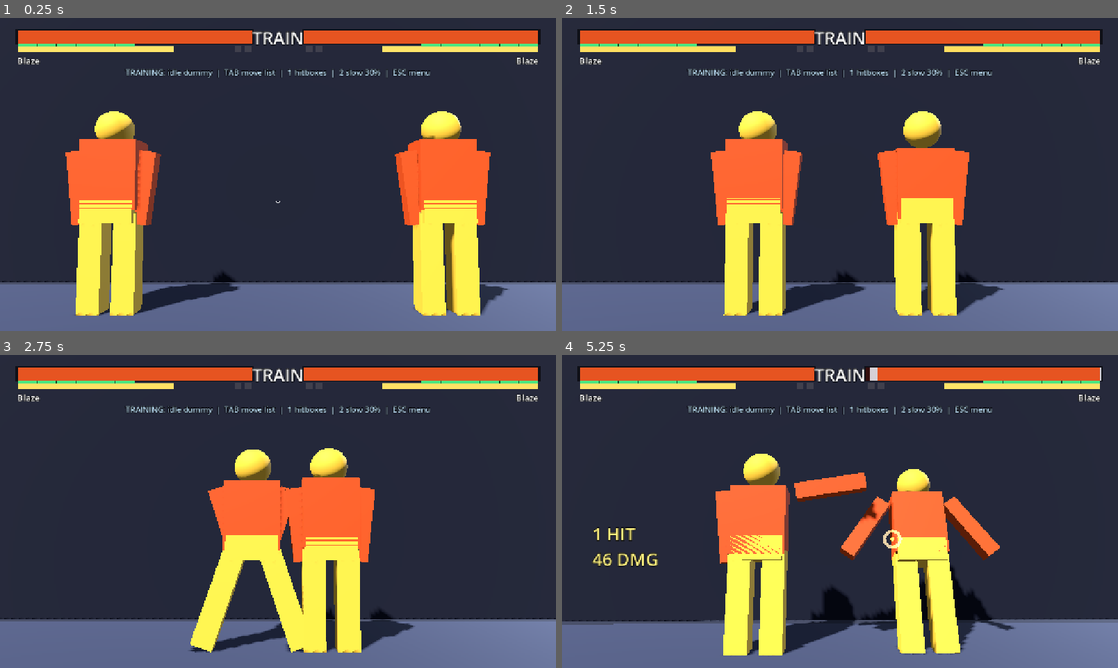
Above: before the commit, frames 1-4 (two rows, left to right).
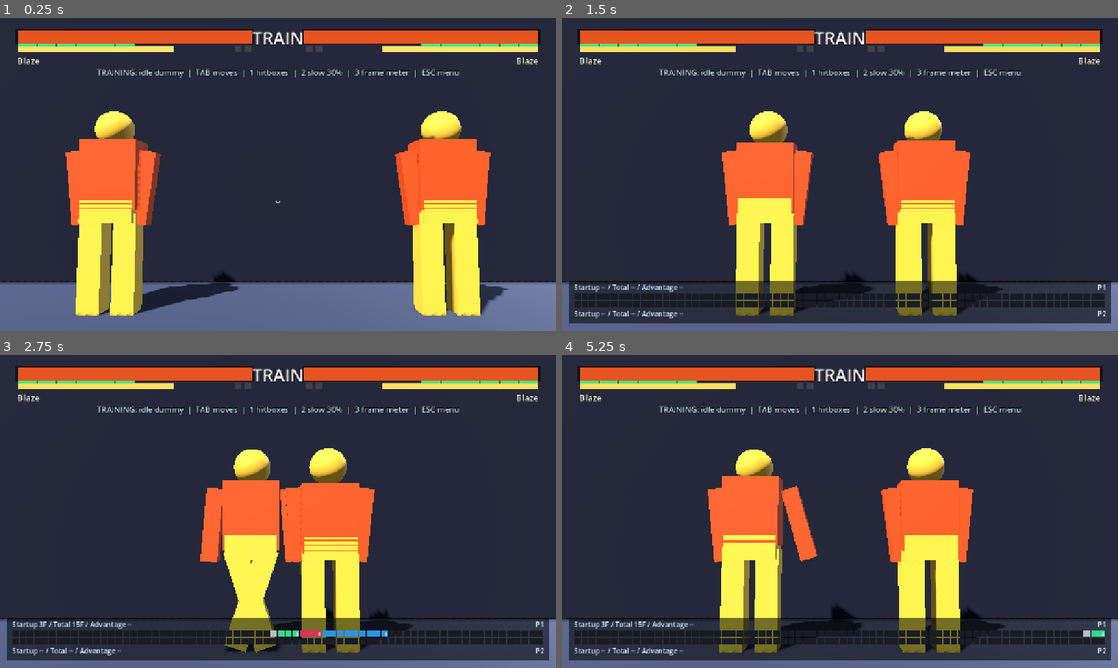
Above: after the commit, the same moments.

Repository: muji-wyh/FootisesGame3
Game: Godot game, scene res://scenes/match/Training.tscn
Same seed, same stepped clock (60 frames per second), same inputs: the game is played once before the commit and once after it. This scene is started directly instead of the project's main scene. Sound files missing from this copy of the repository are replaced by a short silence.
Inputs (mouse positions are in pixels of both pictures, inside the frame that each line leads up to):
- Up to frame 1 (0.25 s): no input
- Up to frame 2 (1.5 s): tap Enter at 0.5 s; move the mouse to (962, 158) at 0.52 s; hold D 0.53-1.25 s; tap 3 at 0.6 s; click (962, 158) at 0.67 s; tap 2 at 0.8 s; drag from (728, 190) to (812, 237) at 1.27 s
- Up to frame 3 (2.75 s): move the mouse to (333, 442) at 2.02 s; hold D from 2.03 s (still down); tap U (p1_lp) at 2.1 s; click (333, 442) at 2.17 s; tap 2 at 2.3 s
- Up to frame 4 (5.25 s): release D at 2.75 s; drag from (812, 574) to (673, 464) at 2.77 s; tap Space at 3.5 s; move the mouse to (1006, 558) at 3.52 s; hold A 3.53-4.25 s; tap 2 at 3.6 s; click (1006, 558) at 3.67 s; drag from (673, 464) to (756, 433) at 4.27 s; move the mouse to (867, 511) at 5.02 s; hold S from 5.03 s (still down); tap I at 5.1 s; click (867, 511) at 5.17 s

The runs differ from the first frame. In frame 1, 0.9% of the frame differs, in the area x 17-83%, y 16-20%; in frame 2, 18%; in frame 3, 17%; in frame 4, 23%, in the area x 0-100%, y 4-98%.

Commit message:
Add an SF6-style frame meter to training on the 3 key
Training could show hitboxes and run at 30% speed, but there was still no way
to read a move's actual frame data while playing it -- the numbers only existed
in characters/blaze/blaze.gd. The meter draws one cell per simulation tick per
fighter, coloured by startup / active / recovery / stun, labels each segment
with its own length, and prints startup, total and frame advantage per side.

It is a pure observer: sample() runs after the arena has stepped and only reads
Fighter state, so it cannot perturb what it measures. Cell counts line up 1:1
with the tuning data, because a move's press tick is state_frame 0 and its
hitbox goes live on state_frame == startup.

Hitstop gets its own colour instead of being folded into the active run. Those
ticks are real time both players spend frozen, but no move frame advances during
them, so counting them reported st.HK as 50F on hit and 35F on whiff. Every tick
still draws a cell, or the two rows would drift apart and stop being readable as
one timeline.

Fixing the 2 key along the way: Engine.time_scale only shrinks the physics delta,
while Godot keeps running 60 ticks a second. Since all frame data here is counted
in ticks, slow motion was slowing movement and animation but not startup/active/
recovery -- which the meter would have made obvious. Lowering the physics tick
rate slows the frame data too, and since delta is time_scale / tick_rate each tick
still gets a whole 1/60 step. Gating ticks by hand was tried first and eats
inputs, because Godot clears "just pressed" on every physics frame, run or not.

Tests assert the meter's numbers against Blaze's own tuning data and against the
-2 on-hit advantage measured by stepping the arena directly, so a meter that drew
plausible cells while miscounting would fail rather than quietly teach the wrong
frame data. 653 checks pass; verified in the Web build.

Co-authored-by: Copilot <223556219+Copilot@users.noreply.github.com>

Diff:
--- /dev/null
+++ b/scripts/match/FrameMeter.gd
@@ -0,0 +1,196 @@
+class_name FrameMeter
+extends Control
+
+## SF6-style frame meter for training mode: one cell per simulation tick per fighter, coloured
+## by what that fighter's action was doing on that tick, with each segment's length printed on
+## the strip and startup / total / advantage summarised beside it.
+##
+## Pure observer. It only reads Fighter state after the tick has been resolved, so it can never
+## change a combat result -- a meter that perturbs the thing it measures is worse than none.
+##
+## Cell counts line up 1:1 with the tuning data in characters/<id>/<id>.gd: a move with
+## "startup": 11 draws 11 startup cells, because the hitbox goes live on state_frame 11 and the
+## press tick is state_frame 0. Hitstop is drawn in its own colour rather than folded into the
+## active run: those ticks are real time both players spend frozen, but no move frame advanced
+## during them, so counting them would report a 35F move as 50F.
+
+enum Phase { NONE, STARTUP, ACTIVE, RECOVERY, STUN, FREEZE }
+
+const CAPACITY := 72                    ## ticks kept on screen (1.2s at 60Hz)
+const CELL := Vector2(15.0, 15.0)
+const CELL_STEP := 17.0
+const ORIGIN := Vector2(28.0, 634.0)    ## top-left of P1's strip in the 1280x720 viewport
+const ROW_STEP := 18.0
+const LABEL_MIN_CELLS := 2              ## one cell has no room for its number
+
+const PHASE_COLORS := [
+	Color(0.10, 0.11, 0.14),  # NONE      - idle / actionable
+	Color(0.20, 0.85, 0.55),  # STARTUP   - green
+	Color(0.93, 0.16, 0.40),  # ACTIVE    - magenta
+	Color(0.16, 0.58, 0.90),  # RECOVERY  - blue
+	Color(0.95, 0.78, 0.20),  # STUN      - amber (hitstun / blockstun / knockdown)
+	Color(0.72, 0.74, 0.80),  # FREEZE    - grey (hitstop: real time, but no frame advanced)
+]
+
+var _cells: Array = [PackedByteArray(), PackedByteArray()]
+var _prev: Array = [Phase.NONE, Phase.NONE]
+var _prev_move: Array = [null, null]
+var _prev_frame: Array = [-1, -1]
+var _counts: Array = [[0, 0, 0], [0, 0, 0]]   # startup / active / recovery of the live action
+var _startup_f: Array = [0, 0]
+var _total_f: Array = [0, 0]
+var _adv: Array = [0, 0]
+var _adv_shown: Array = [false, false]
+var _free_tick: Array = [0, 0]
+var _attacker: int = -1
+var _tick: int = 0
+
+func _init() -> void:
+	size = Vector2(1280, 720)
+	mouse_filter = Control.MOUSE_FILTER_IGNORE
+
+func reset() -> void:
+	_cells = [PackedByteArray(), PackedByteArray()]
+	_prev = [Phase.NONE, Phase.NONE]
+	_prev_move = [null, null]
+	_prev_frame = [-1, -1]
+	_counts = [[0, 0, 0], [0, 0, 0]]
+	_startup_f = [0, 0]
+	_total_f = [0, 0]
+	_adv = [0, 0]
+	_adv_shown = [false, false]
+	_free_tick = [0, 0]
+	_attacker = -1
+	_tick = 0
+	queue_redraw()
+
+## Record one simulation tick. Call after the arena has stepped, so the cell describes the
+## state the fighters were actually in when hits were resolved.
+func sample(fighters: Array) -> void:
+	_tick += 1
+	var phases := [_phase(fighters[0]), _phase(fighters[1])]
+	for i in range(2):
+		var f: Fighter = fighters[i]
+		var ph: int = phases[i]
+		# Hitstop returns from advance() before touching state_frame, so an unchanged frame is
+		# exactly "this fighter did not advance this tick". Every tick still gets a cell, or the
+		# two rows would drift apart and could no longer be read as one timeline.
+		var advanced: bool = f.state_frame != _prev_frame[i]
+		_prev_frame[i] = f.state_frame
+		var mv: MoveData = f.current_move if f.state == Fighter.State.ATTACK else null
+		# A cancel swaps moves without passing through NONE, so close the old action here.
+		if mv != _prev_move[i] and _prev_move[i] != null:
+			_publish(i)
+		if ph == Phase.NONE and _prev[i] != Phase.NONE:
+			_free_tick[i] = _tick
+			if _prev[i] != Phase.STUN:
+				_publish(i)
+		if advanced and (ph == Phase.STARTUP or ph == Phase.ACTIVE or ph == Phase.RECOVERY):
+			var c: Array = _counts[i]
+			c[ph - 1] += 1
+		if ph == Phase.STUN and _prev[i] != Phase.STUN:
+			var atk := 1 - i
+			_attacker = atk
+			_adv_shown[atk] = false
+			# A fireball owner may already be idle when it connects; that is their free tick.
+			if phases[atk] == Phase.NONE:
+				_free_tick[atk] = _tick
+		_prev[i] = ph
+		_prev_move[i] = mv
+		var row: PackedByteArray = _cells[i]
+		row.append(Phase.FREEZE if (not advanced and ph != Phase.NONE) else ph)
+		if row.size() > CAPACITY:
+			row.remove_at(0)
+		_cells[i] = row
+	if _attacker >= 0 and phases[0] == Phase.NONE and phases[1] == Phase.NONE:
+		var d := 1 - _attacker
+		_adv[_attacker] = _free_tick[d] - _free_tick[_attacker]
+		_adv_shown[_attacker] = true
+		_attacker = -1
+	queue_redraw()
+
+func _phase(f: Fighter) -> int:
+	if f.state == Fighter.State.ATTACK and f.current_move != null:
+		var m := f.current_move
+		if m.is_active(f.state_frame):
+			return Phase.ACTIVE
+		return Phase.STARTUP if f.state_frame < m.startup else Phase.RECOVERY
+	if f.state in [Fighter.State.HITSTUN, Fighter.State.BLOCKSTUN,
+			Fighter.State.KNOCKDOWN, Fighter.State.WAKEUP]:
+		return Phase.STUN
+	return Phase.NONE
+
+func _publish(side: int) -> void:
+	var c: Array = _counts[side]
+	var total: int = c[0] + c[1] + c[2]
+	if total > 0:
+		_startup_f[side] = c[0]
+		_total_f[side] = total
+	_counts[side] = [0, 0, 0]
+
+# --- readouts (also the test surface) --------------------------------------
+
+func phase_count(side: int, phase: int) -> int:
+	var row: PackedByteArray = _cells[side]
+	var n := 0
+	for k in range(row.size()):
+		if row[k] == phase:
+			n += 1
+	return n
+
+func cell_count(side: int) -> int:
+	var row: PackedByteArray = _cells[side]
+	return row.size()
+
+func startup_frames(side: int) -> int:	return _startup_f[side]
+
+func total_frames(side: int) -> int:
+	return _total_f[side]
+
+func has_advantage(side: int) -> bool:
+	return _adv_shown[side]
+
+func advantage(side: int) -> int:
+	return _adv[side]
+
+# --- drawing ---------------------------------------------------------------
+
+func _draw() -> void:
+	var font := ThemeDB.fallback_font
+	var strip := CAPACITY * CELL_STEP
+	draw_rect(Rect2(ORIGIN - Vector2(12.0, 28.0),
+		Vector2(strip + 24.0, ROW_STEP + CELL.y + 62.0)), Color(0.0, 0.0, 0.0, 0.55))
+	for i in range(2):
+		var top: float = ORIGIN.y + float(i) * ROW_STEP
+		var row: PackedByteArray = _cells[i]
+		for k in range(CAPACITY):
+			draw_rect(Rect2(Vector2(ORIGIN.x + k * CELL_STEP, top), CELL), PHASE_COLORS[Phase.NONE])
+		for k in range(row.size()):
+			if row[k] != Phase.NONE:
+				draw_rect(Rect2(Vector2(ORIGIN.x + k * CELL_STEP, top), CELL), PHASE_COLORS[row[k]])
+		_draw_segment_labels(font, row, top)
+		var ty: float = top - 8.0 if i == 0 else top + CELL.y + 20.0
+		var head := "Startup %s / Total %s / Advantage %s" % [
+			_fmt(_startup_f[i]), _fmt(_total_f[i]),
+			("%+d" % _adv[i]) if _adv_shown[i] else "--"]
+		draw_string(font, Vector2(ORIGIN.x, ty), head, HORIZONTAL_ALIGNMENT_LEFT, -1, 16,
+			Color(0.86, 0.93, 1.0))
+		draw_string(font, Vector2(ORIGIN.x, ty), "P%d" % (i + 1), HORIZONTAL_ALIGNMENT_RIGHT,
+			strip, 16, Color(0.86, 0.93, 1.0))
+
+## Each phase run is labelled with its own length, right-aligned at the run's end, exactly as
+## the strip reads: 11 green cells marked "11" is the same 11 the character data declares.
+func _draw_segment_labels(font: Font, row: PackedByteArray, top: float) -> void:
+	var k := 0
+	while k < row.size():
+		var j := k
+		while j < row.size() and row[j] == row[k]:
+			j += 1
+		var run := j - k
+		if row[k] != Phase.NONE and row[k] != Phase.FREEZE and run >= LABEL_MIN_CELLS:
+			draw_string(font, Vector2(ORIGIN.x + k * CELL_STEP, top + CELL.y - 3.0), str(run),
+				HORIZONTAL_ALIGNMENT_RIGHT, run * CELL_STEP - 3.0, 12, Color.WHITE)
+		k = j
+
+func _fmt(frames: int) -> String:
+	return "--" if frames <= 0 else "%dF" % frames
--- a/scripts/match/TrainingScene.gd
+++ b/scripts/match/TrainingScene.gd
@@ -25,6 +25,7 @@
 var _box_mesh: ImmediateMesh
 var _box_material: StandardMaterial3D
 var _speed_scale: float = 1.0
+var _frame_meter: FrameMeter
 var _built: bool = false
 
 func _ready() -> void:
@@ -102,6 +103,8 @@
 	_recover_training_hp()
 	if _box_view.visible:
 		_draw_boxes()
+	if _frame_meter.visible:
+		_frame_meter.sample([f1, f2])
 
 func _on_training_ko(_loser_side: int) -> void:
 	pass
@@ -149,15 +152,18 @@
 	_training_overlay = CanvasLayer.new()
 	add_child(_training_overlay)
 	var label := Label.new()
-	label.position = Vector2(270, 112)
-	label.size = Vector2(740, 48)
+	label.position = Vector2(190, 112)
+	label.size = Vector2(900, 48)
 	label.horizontal_alignment = HORIZONTAL_ALIGNMENT_CENTER
 	label.add_theme_font_size_override("font_size", 18)
 	label.add_theme_color_override("font_color", Color(0.76, 0.9, 1.0))
 	label.add_theme_color_override("font_outline_color", Color.BLACK)
 	label.add_theme_constant_override("outline_size", 5)
-	label.text = "TRAINING: idle dummy  |  TAB move list  |  1 hitboxes  |  2 slow 30%  |  ESC menu"
+	label.text = "TRAINING: idle dummy  |  TAB moves  |  1 hitboxes  |  2 slow 30%  |  3 frame meter  |  ESC menu"
 	_training_overlay.add_child(label)
+	_frame_meter = FrameMeter.new()
+	_frame_meter.visible = false
+	_training_overlay.add_child(_frame_meter)
 
 # --- hitbox viewer ---------------------------------------------------------
 # Drawn from the same AABBs the simulation collides with (Fighter.hurtboxes /
@@ -214,10 +220,32 @@
 		if event.keycode == KEY_2:
 			toggle_slow_speed()
 			return
+		if event.keycode == KEY_3:
+			toggle_frame_meter()
+			return
 	super._unhandled_input(event)
 
 func toggle_slow_speed() -> void:
 	_speed_scale = 1.0 if is_slow_speed() else SLOW_SPEED_SCALE
+	# Engine.time_scale alone only shrinks the physics delta -- Godot keeps running 60 ticks a
+	# second, and every gameplay timer here counts ticks, so startup/active/recovery would still
+	# fly past at full speed while the model crawled. Dropping the tick rate slows the frame data
+	# itself, and because delta is time_scale / tick_rate (0.3 / 18) each tick still gets a whole
+	# 1/60 step, so nothing in the simulation notices. Gating ticks by hand would instead eat
+	# inputs, since Godot clears "just pressed" on every physics frame, run or not.
+	Engine.physics_ticks_per_second = int(round(GameConst.TICK_RATE * _speed_scale))
 
 func is_slow_speed() -> bool:
 	return _speed_scale < 1.0
+
+func _exit_tree() -> void:
+	Engine.physics_ticks_per_second = GameConst.TICK_RATE
+	super._exit_tree()
+
+func toggle_frame_meter() -> void:
+	_frame_meter.visible = not _frame_meter.visible
+	if _frame_meter.visible:
+		_frame_meter.reset()   # start from the action being read, not whatever scrolled by earlier
+
+func is_frame_meter_visible() -> bool:
+	return _frame_meter != null and _frame_meter.visible
--- a/tools/run_tests.gd
+++ b/tools/run_tests.gd
@@ -891,6 +891,70 @@
 			training_fx_spawned = true
 			break
 	_check("training scene spawns Green Rush mode ghost trail", training_fx_spawned)
+	# Frame meter (3): the numbers ARE the feature, so they are checked against the character's
+	# own tuning data and against the independently measured advantage -- a meter that drew
+	# plausible-looking cells while miscounting would quietly teach the wrong frame data.
+	_check("training frame meter starts hidden", not scene.is_frame_meter_visible())
+	var meter_input := Manual.new()
+	scene.f1.controller = meter_input
+	var meter_hk: MoveData = scene.f1.character.get_move("st_hk")
+	scene.f1.reset_for_round()
+	scene.f2.reset_for_round()
+	scene.arena.set_active(true)
+	scene.f1.position.x = -3.0
+	scene.f2.position.x = 3.0
+	scene.toggle_frame_meter()
+	meter_input.frame = _mk(0, 0, GameConst.Btn.HK)
+	scene._physics_process(DELTA)
+	meter_input.frame = _neutral()
+	for i in range(meter_hk.total_frames() + 4):
+		scene._physics_process(DELTA)
+	_check("frame meter cells match the move's own startup/active/recovery data",
+		scene._frame_meter.phase_count(0, FrameMeter.Phase.STARTUP) == meter_hk.startup
+		and scene._frame_meter.phase_count(0, FrameMeter.Phase.ACTIVE) == meter_hk.active
+		and scene._frame_meter.phase_count(0, FrameMeter.Phase.RECOVERY) == meter_hk.recovery)
+	_check("frame meter publishes startup and total once the action ends",
+		scene._frame_meter.startup_frames(0) == meter_hk.startup
+		and scene._frame_meter.total_frames(0) == meter_hk.total_frames())
+	_check("an idle dummy leaves its own row blank",
+		scene._frame_meter.phase_count(1, FrameMeter.Phase.STARTUP) == 0
+		and scene._frame_meter.phase_count(1, FrameMeter.Phase.STUN) == 0)
+	_check("a whiff never reports an advantage", not scene._frame_meter.has_advantage(0))
+	scene.toggle_frame_meter()
+	scene.toggle_frame_meter()
+	_check("toggling the frame meter clears the old strip",
+		scene._frame_meter.phase_count(0, FrameMeter.Phase.STARTUP) == 0)
+	scene.f1.reset_for_round()
+	scene.f2.reset_for_round()
+	scene.arena.set_active(true)
+	scene.f1.position.x = -0.45
+	scene.f2.position.x = 0.45
+	meter_input.frame = _mk(0, 0, GameConst.Btn.HK)
+	scene._physics_process(DELTA)
+	meter_input.frame = _neutral()
+	for i in range(160):
+		scene._physics_process(DELTA)
+		if scene._frame_meter.has_advantage(0):
+			break
+	# -2 is the value measured by stepping the arena directly: the dummy leaves hitstun two
+	# ticks before Blaze leaves st.HK's recovery.
+	_check("frame meter reports st.HK's measured on-hit advantage",
+		scene._frame_meter.has_advantage(0) and scene._frame_meter.advantage(0) == -2)
+	# Hitstop is real time, but no move frame advances during it -- counting it would report
+	# this 35F move as 50F on hit and 35F on whiff.
+	_check("hitstop does not inflate the reported move length",
+		scene._frame_meter.total_frames(0) == meter_hk.total_frames()
+		and scene._frame_meter.startup_frames(0) == meter_hk.startup)
+	_check("frozen ticks are still drawn, in their own colour",
+		scene._frame_meter.phase_count(0, FrameMeter.Phase.FREEZE) > 0)
+	_check("both rows stay on the same timeline through a freeze",
+		scene._frame_meter.cell_count(0) == scene._frame_meter.cell_count(1))
+	_check("the dummy's row records the hitstun it was actually in",
+		scene._frame_meter.phase_count(1, FrameMeter.Phase.STUN) > 0)
+	scene.toggle_frame_meter()
+	_check("training frame meter hides when toggled off", not scene.is_frame_meter_visible())
+	scene.f1.reset_for_round()
+	scene.f2.reset_for_round()
 	# Slow-motion toggle (2): a persistent training speed, unlike the transient dips the match
 	# already fires. Two things it must not do: compound with those dips, or leak out of the scene.
 	_check("training starts at full speed", not scene.is_slow_speed())
@@ -898,6 +962,13 @@
 	scene._physics_process(DELTA)
 	_check("training 2 key drops speed to 30%",
 		scene.is_slow_speed() and is_equal_approx(Engine.time_scale, TrainingScene.SLOW_SPEED_SCALE))
+	# time_scale only shrinks the physics delta; Godot keeps running 60 ticks a second. Since all
+	# frame data here is counted in ticks, the toggle has to drop the tick rate too, or a move's
+	# startup would still blow past at full speed while the model crawled.
+	_check("slow mode slows the frame data itself, not just on-screen movement",
+		Engine.physics_ticks_per_second == int(round(GameConst.TICK_RATE * TrainingScene.SLOW_SPEED_SCALE)))
+	_check("a slowed tick is still a whole 1/60 step for the simulation",
+		is_equal_approx(Engine.time_scale / float(Engine.physics_ticks_per_second), 1.0 / float(GameConst.TICK_RATE)))
 	scene._slowmo.request(0.35, 12, true)
 	scene._physics_process(DELTA)
 	_check("a dramatic dip does not compound with the slow toggle",
@@ -907,11 +978,14 @@
 	scene._physics_process(DELTA)
 	_check("training 2 key restores full speed",
 		not scene.is_slow_speed() and is_equal_approx(Engine.time_scale, 1.0))
+	_check("full speed restores the normal tick rate",
+		Engine.physics_ticks_per_second == GameConst.TICK_RATE)
 	scene.toggle_slow_speed()
 	scene._physics_process(DELTA)
 	scene._exit_tree()
 	_check("leaving training restores normal time flow even while slowed",
-		is_equal_approx(Engine.time_scale, 1.0))
+		is_equal_approx(Engine.time_scale, 1.0)
+		and Engine.physics_ticks_per_second == GameConst.TICK_RATE)
 	scene.queue_free()
 	game.set("mode", old_mode)
 	game.set("p1_char_id", old_p1)
Not shown, added: scripts/match/FrameMeter.gd.uid
